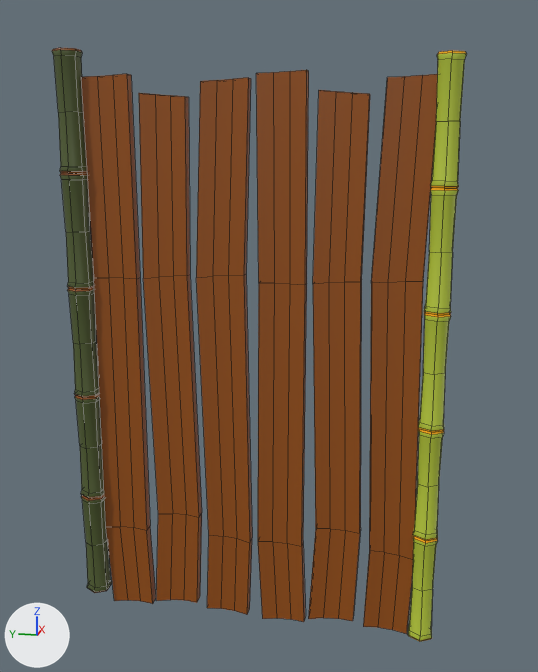
Renders of the FBX model Assets/Models/Modular_Jungle/Jungle_Wall_02.fbx from each side of a commit.
Rendered twice from a 50 mm lens placed at (-6.13, -1.43, 4.17), pointed at (0.06, -0.2, 2.62). Arrows for +X, +Y and +Z are at lower left; the lights stay in place. Mesh edges are drawn as thin lines. Where no turn or scale is listed for an object, it has been applied to the vertices.

In view in the first picture: 'Jungle_Wall_02'.
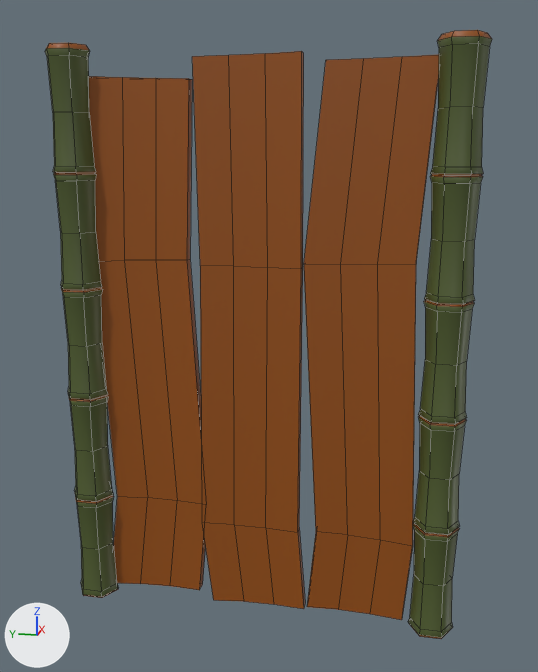
Commit message: Add jungle

Where the change shows, as pixel boxes (x1, y1, x2, y2) in the pictures (538 x 672 px; the box of a moved part takes in the faces that stretch with it):
'Jungle_Wall_02', reshaped (8% wider)
    before: (52, 48, 467, 642)
    after: (45, 30, 492, 639)
part 1 of me_circle_052, moved or reshaped
    before: (139, 93, 202, 603)
    after: (89, 76, 206, 590)
part 2 of me_circle_052, moved or reshaped
    before: (256, 70, 309, 622)
    after: (192, 51, 305, 609)
part 3 of me_circle_052, moved or reshaped
    before: (363, 74, 438, 634)
    after: (304, 55, 439, 620)
part 4 of me_circle_052, rebuilt (21% wider)
    before: (52, 48, 112, 593)
    after: (45, 43, 118, 598)
part 5 of me_circle_052, rebuilt (42% wider)
    before: (408, 51, 467, 642)
    after: (408, 30, 492, 639)
part 6 of me_circle_052, deleted
    before: (81, 74, 156, 604)
part 7 of me_circle_052, deleted
    before: (196, 77, 252, 615)

What the commit changed:
me_circle_052 is used by ob_jungle_wall_02; location (0.0, 0.0, 0.0).
me_circle_052 had 564 vertices, 540 faces and spanned x -0.12..0.14, y -1.72..1.61, z -0.15..5.0.
me_circle_052 no longer uses material mat_jungle_01 (yellow #b9cc3c).
me_circle_052 no longer uses material mat_jungle_02 (orange #faad00).
me_circle_052 now has 468 vertices, 456 faces and spans x -0.17..0.17, y -1.9..1.7, z -0.01..5.03.
me_circle_052 part 1: the loose piece of 32 vertices spanning x 0.01..0.14, y 0.46..0.92, z -0.09..4.65 is scaled about its middle by (1, 2.2, 1), then moved by (0.0, 0.2, 0.14).
me_circle_052 part 2: the loose piece of 32 vertices spanning x 0.01..0.14, y -0.54..-0.1, z -0.15..4.8 is scaled about its middle by (1, 2.2, 1), then moved by (0.0, 0.27, 0.14).
me_circle_052 part 3: the loose piece of 32 vertices spanning x 0.01..0.14, y -1.54..-1.07, z -0.12..4.75 is scaled about its middle by (1, 2.2, 1), then moved by (0.0, 0.28, 0.14).
me_circle_052 part 4: the loose piece of 186 vertices spanning x -0.12..0.12, y 1.39..1.61, z 0.0..5.0 is rebuilt with 186 vertices and now spans x -0.17..0.17, y 1.3..1.7, z -0.01..5.03.
me_circle_052 part 5: the loose piece of 186 vertices spanning x -0.12..0.12, y -1.72..-1.51, z -0.1..4.9 is rebuilt with 186 vertices and now spans x -0.17..0.17, y -1.9..-1.5, z -0.01..5.03.
me_circle_052 part 6: the loose piece of 32 vertices spanning x 0.01..0.14, y 0.96..1.4, z -0.15..4.8 is deleted.
me_circle_052 part 7: the loose piece of 32 vertices spanning x 0.01..0.14, y -0.04..0.43, z -0.12..4.75 is deleted.
